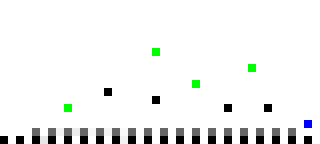
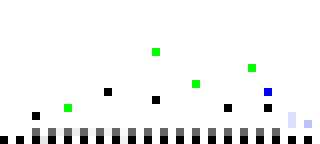
Layer changes from the first 320 × 144 image to the second:
painted on "Layer 1" over <box>32,88,312,136</box>
